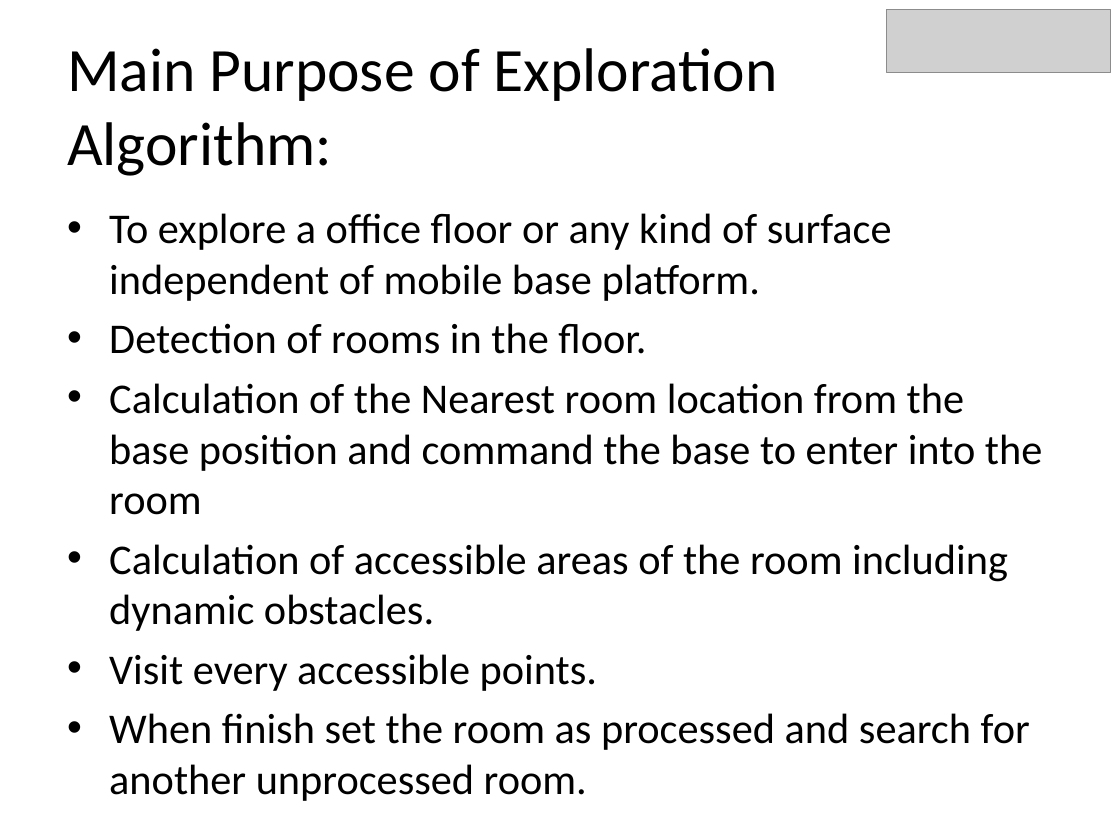
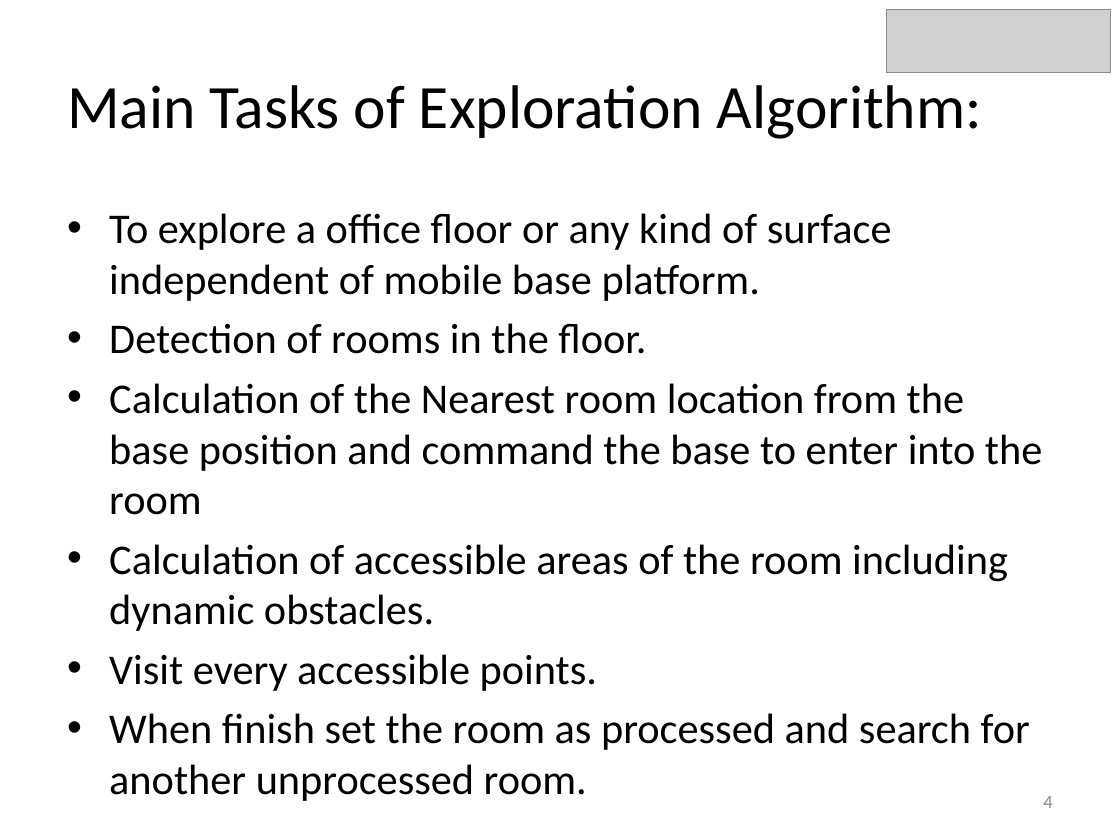
Before and after one commit to Muin/Exploration_Algorithm_results, a slide deck: slide 4 of Presentation/Presentation_Slide.pptx. Drawn at 1120x840 pixels with LibreOffice and Linux fonts; fonts in the diff are those of the drawing; grey boxes stand for pictures. Boxes give left, top, right and bottom in pixels: in the first picture for what was removed or moved away, otherwise in the second. Text is boxed around its words. In the diff, an @@ line names an element or a change of style, - is before the commit and + after.

```diff
--- a/Presentation/Presentation_Slide.pptx
+++ b/Presentation/Presentation_Slide.pptx
@@ title at [67,85,982,139]: text changed @@
-Main Purpose of Exploration Algorithm:
+Main Tasks of Exploration Algorithm:
@@ page number added at [1043,796,1052,808], 12 pt, text #8C8C8C @@
+4
```
Also in this commit, not shown: 11 other slides changed, 10 slides added, 8 slides removed.
